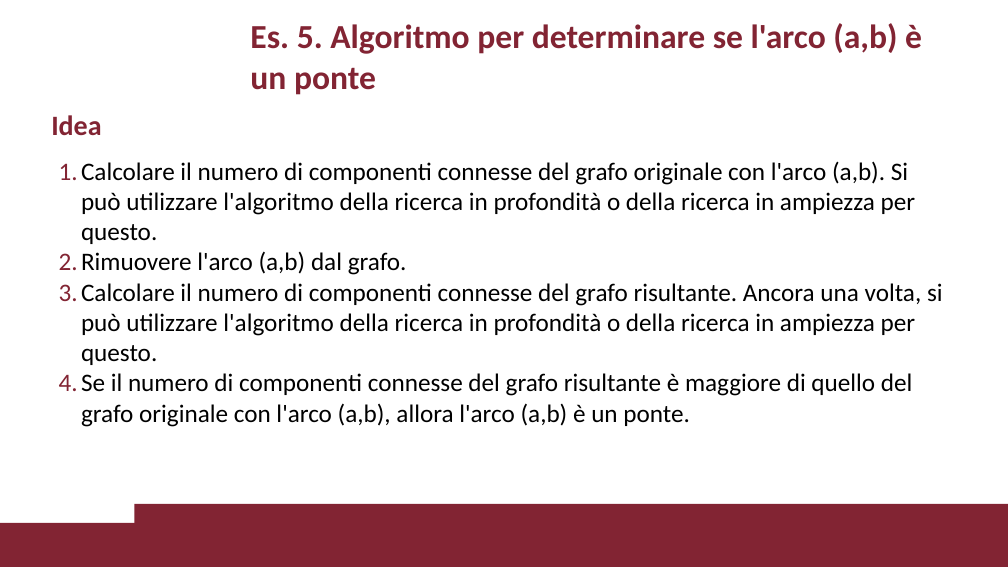
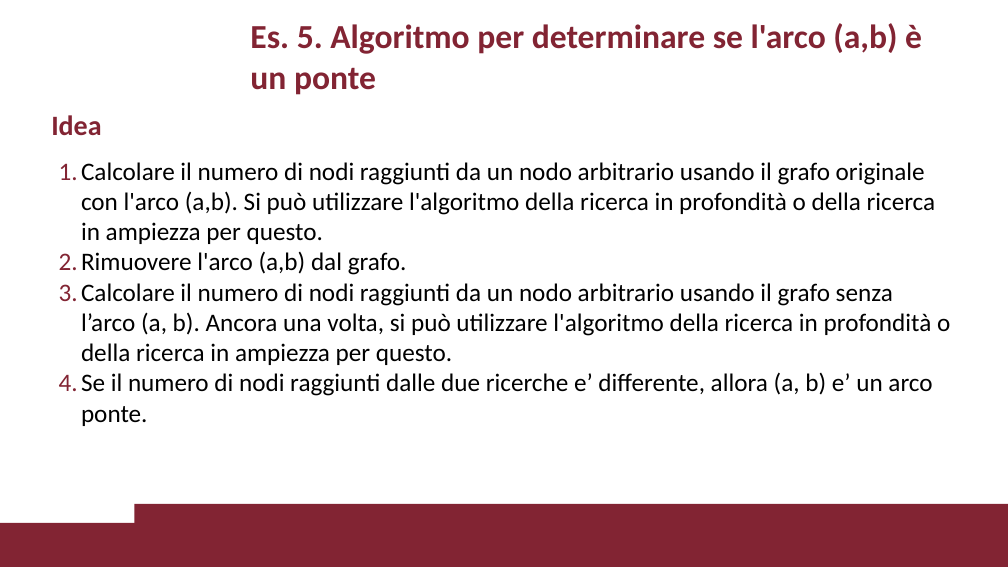
Before and after one commit to VincenzoImp/PDA, a slide deck: slide 14 of Esercitazione2/Esercitazione2.pptx (slide 13 before the commit). Drawn at 1008x567 pixels with LibreOffice and Linux fonts; fonts in the diff are those of the drawing; background and template pictures are left out. Boxes give left, top, right and bottom in pixels: in the first picture for what was removed or moved away, otherwise in the second. Text is boxed around its words. In the diff, an @@ line names an element or a change of style, - is before the commit and + after.

```diff
--- a/Esercitazione2/Esercitazione2.pptx
+++ b/Esercitazione2/Esercitazione2.pptx
@@ text at (81,162,936,244): text changed @@
-1. Calcolare il numero di componenti connesse del grafo originale con l'arco (a,b). Si può utilizzare l'algoritmo della ricerca in profondità o della ricerca in ampiezza per questo.
+1. Calcolare il numero di nodi raggiunti da un nodo arbitrario usando il grafo originale con l'arco (a,b). Si può utilizzare l'algoritmo della ricerca in profondità o della ricerca in ampiezza per questo.
@@ text at (81,283,950,426): text changed @@
-3. Calcolare il numero di componenti connesse del grafo risultante. Ancora una volta, si può utilizzare l'algoritmo della ricerca in profondità o della ricerca in ampiezza per questo.
-4. Se il numero di componenti connesse del grafo risultante è maggiore di quello del grafo originale con l'arco (a,b), allora l'arco (a,b) è un ponte.
+3. Calcolare il numero di nodi raggiunti da un nodo arbitrario usando il grafo senza l’arco (a, b). Ancora una volta, si può utilizzare l'algoritmo della ricerca in profondità o della ricerca in ampiezza per questo.
+4. Se il numero di nodi raggiunti dalle due ricerche e’ differente, allora (a, b) e’ un arco ponte.
```
Also in this commit, not shown: 5 other slides changed, 3 slides added, 3 slides removed, 2 other files.
